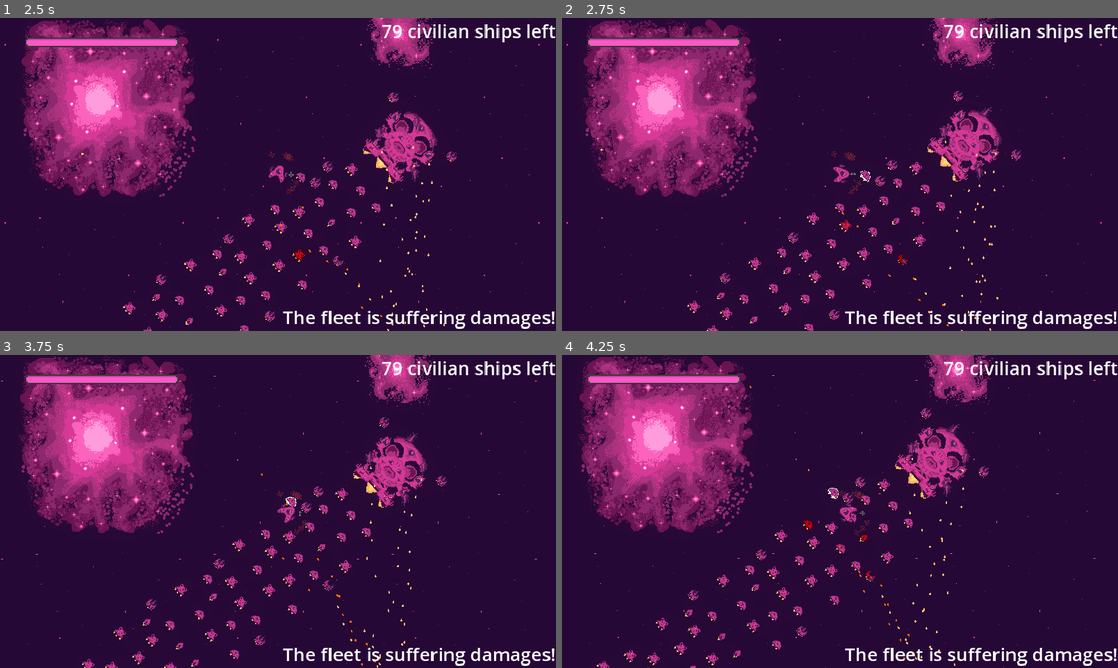
Above: before the commit, frames 1-4 (two rows, left to right).
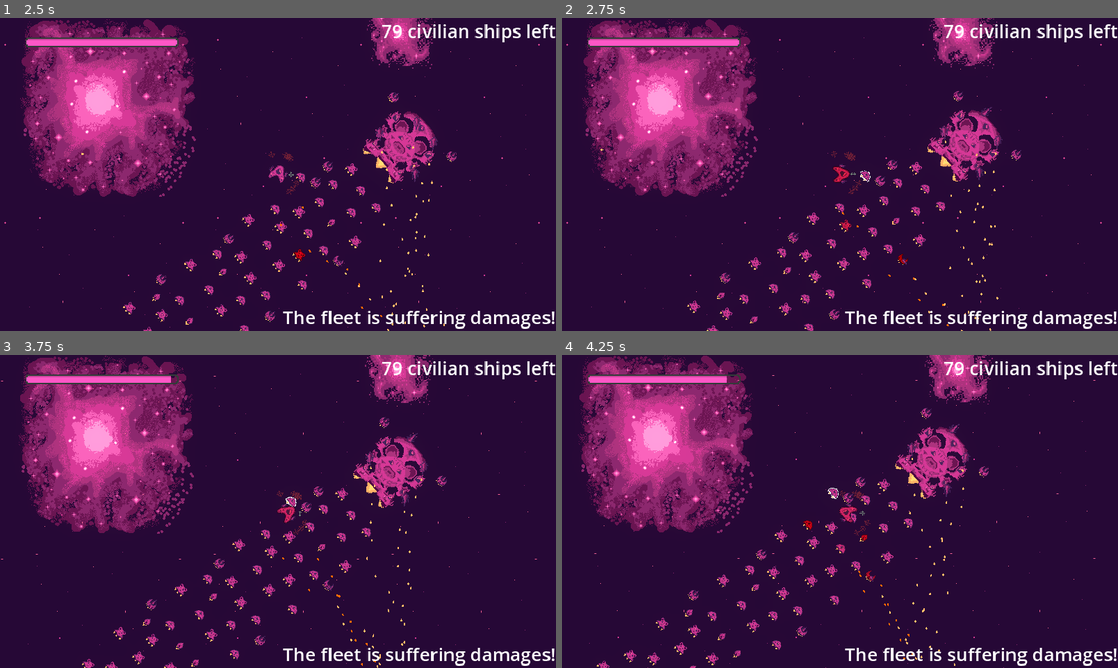
Above: after the commit, the same moments.

Repository: bear-minimum-studio/space-bear
Game: Godot game, scene res://Game.tscn
The game is run twice, just before and just after one commit, with the same random seed, the same clock (stepped at 60 frames per second) and the same inputs.
Inputs:
- Up to frame 1 (2.5 s): tap Enter (upgrade) at 0.5 s; hold Right (turn_right) 0.53-1.28 s; tap Down (decelerate) at 0.6 s; hold Ctrl (brake) 1.28-2.03 s; tap Space (fire) at 1.35 s; hold Right (turn_right) from 2.03 s (still down); hold G (grappling_hook) from 2.03 s (still down)
- Up to frame 2 (2.75 s): keep holding Right (turn_right); keep holding G (grappling_hook)
- Up to frame 3 (3.75 s): release Right (turn_right) at 2.78 s; release G (grappling_hook) at 2.78 s; hold Up (accelerate) 2.78-3.53 s; tap F (turret_fire) at 2.85 s; hold Left (turn_left) from 3.53 s (still down); tap Down (decelerate) at 3.6 s
- Up to frame 4 (4.25 s): keep holding Left (turn_left)

Frame 1 is identical in both runs. In frame 2, 0.1% of the frame differs, in the area x 48-52%, y 47-53%; in frame 3, 0.1%; in frame 4, 0.1%, in the area x 29-54%, y 6-54%.

Commit message:
feat: enemies hit player

Diff:
--- a/bullet/EnemyBullet.tscn
+++ b/bullet/EnemyBullet.tscn
@@ -4,4 +4,4 @@
 
 [node name="Bullet" instance=ExtResource("1_ejxly")]
 modulate = Color(1, 0.564706, 0, 1)
-collision_mask = 8
+collision_mask = 9
--- a/player/Player.tscn
+++ b/player/Player.tscn
@@ -82,7 +82,7 @@
 position = Vector2(29, 0)
 
 [node name="HealthSystem" parent="." instance=ExtResource("11_n0jhs")]
-max_health = 10
+max_health = 50
 
 [node name="HurtAnimation" parent="." instance=ExtResource("12_uwy2g")]
 
